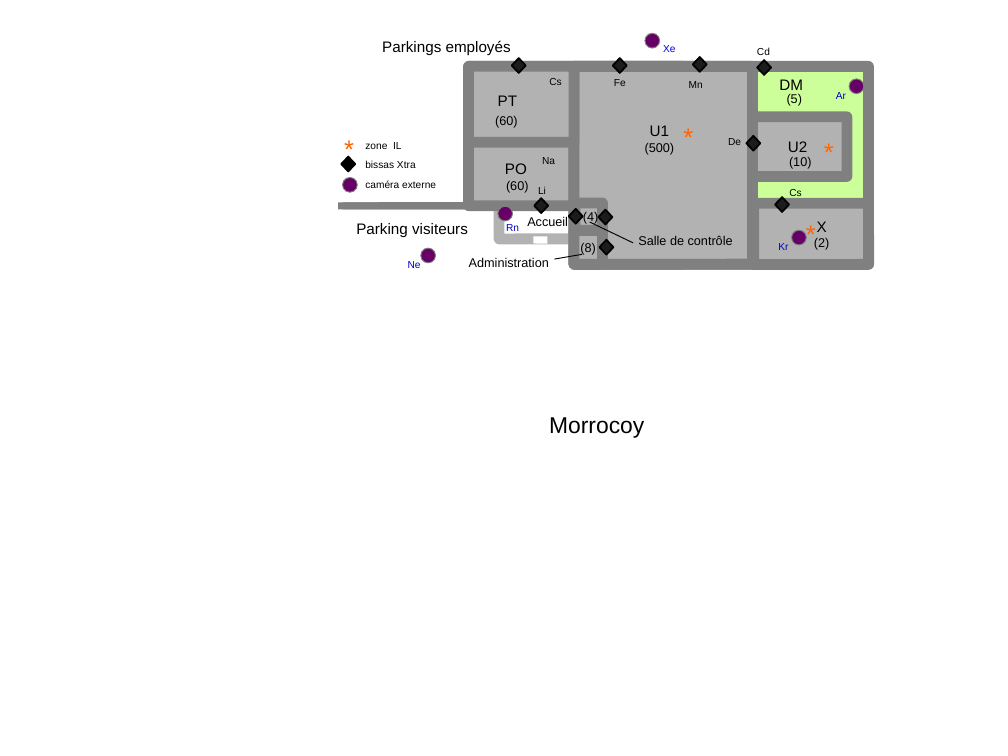
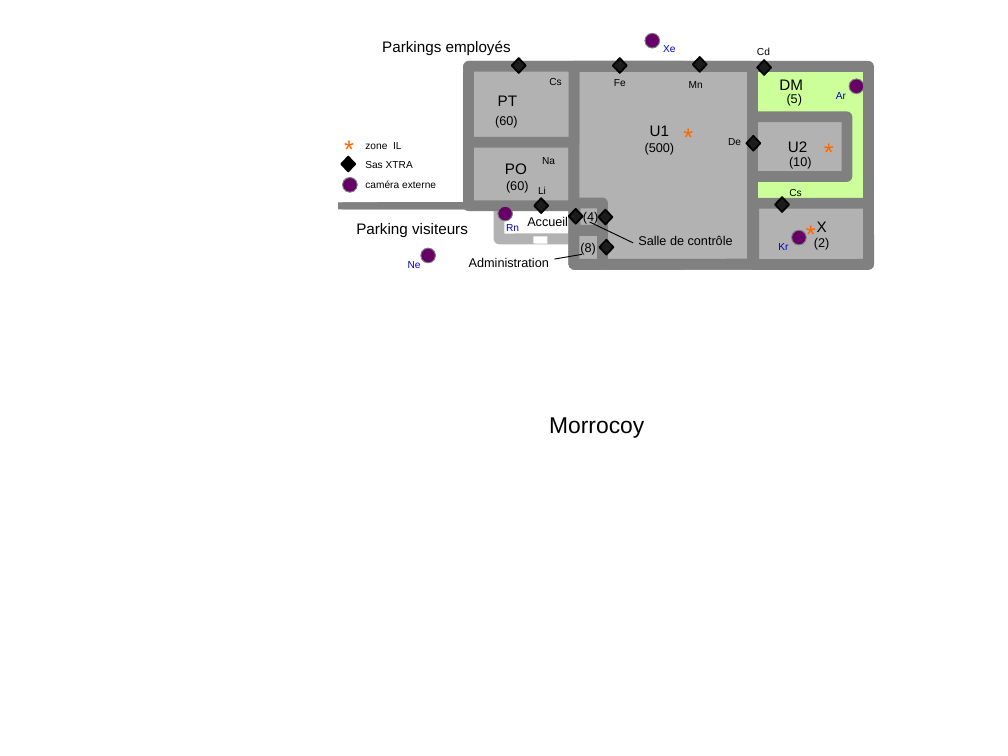
Before and after one commit to cyrilled/ALC, a slide deck: slide 2 of docs/res/media/sources images iAccess.pptx. Drawn at 1008x756 pixels with LibreOffice and Linux fonts; fonts in the diff are those of the drawing; background and template pictures are left out. Boxes give left, top, right and bottom in pixels: in the first picture for what was removed or moved away, otherwise in the second. Text is boxed around its words. In the diff, an @@ line names an element or a change of style, - is before the commit and + after.

```diff
--- a/docs/res/media/sources images iAccess.pptx
+++ b/docs/res/media/sources images iAccess.pptx
@@ text at (365, 161, 413, 168): text changed @@
-bissas Xtra
+Sas XTRA
```
Also in this commit, not shown: 4 other files.
